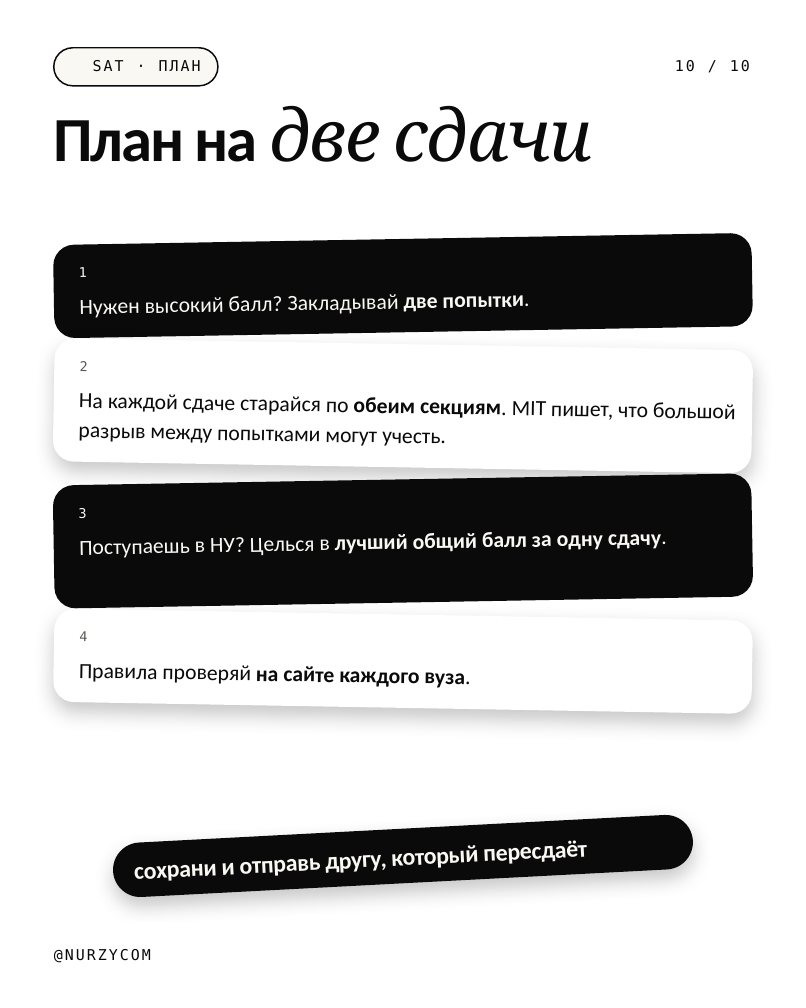
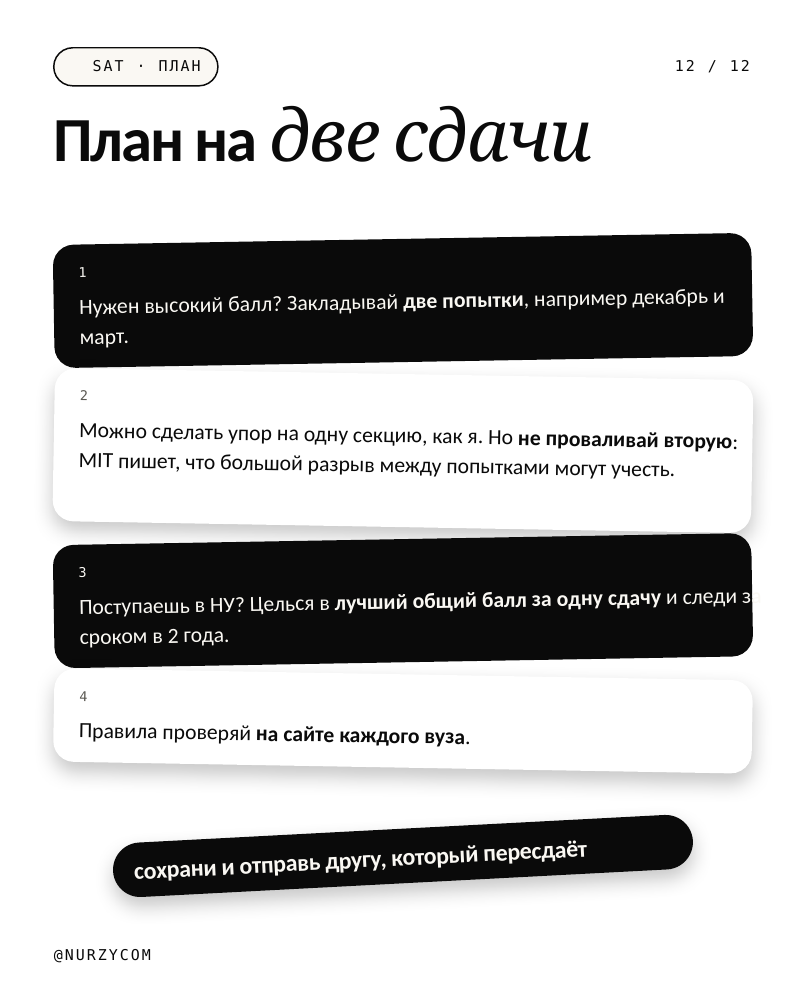
Before and after one commit to galiandojonathan-ship-it1/nurzycom_brand, a slide deck: slide 12 of social/pptx/sat-superscore.pptx (slide 10 before the commit). Drawn at 806x1008 pixels with LibreOffice and Linux fonts; fonts in the diff are those of the drawing; background and template pictures are left out. Boxes give left, top, right and bottom in pixels: in the first picture for what was removed or moved away, otherwise in the second. Text is boxed around its words. In the diff, an @@ line names an element or a change of style, - is before the commit and + after.

```diff
--- a/social/pptx/sat-superscore.pptx
+++ b/social/pptx/sat-superscore.pptx
@@ text at <box>675,60,750,71</box>: text changed @@
-10 / 10
+12 / 12
@@ rounded rectangle: place and size @@
-rounded rectangle at <box>53,232,753,338</box>
+rounded rectangle at <box>53,232,753,368</box>
@@ rounded rectangle at <box>53,232,753,368</box>: proportions changed @@
@@ text at <box>79,289,725,318</box>: text changed @@
-Нужен высокий балл? Закладывай две попытки.
+Нужен высокий балл? Закладывай две попытки, например декабрь и март.
@@ rounded rectangle at <box>52,368,754,533</box>: proportions changed @@
@@ rounded rectangle: place and size @@
-rounded rectangle at <box>53,338,753,474</box>
+rounded rectangle at <box>52,368,754,533</box>
@@ text "2": place and size @@
-text "2" at <box>80,361,88,371</box>
+text "2" at <box>80,390,88,400</box>
@@ text at <box>79,423,738,479</box>: text changed @@
-На каждой сдаче старайся по обеим секциям. MIT пишет, что большой разрыв между попытками могут учесть.
+Можно сделать упор на одну секцию, как я. Но не проваливай вторую: MIT пишет, что большой разрыв между попытками могут учесть.
@@ text at <box>79,592,678,648</box>: text changed; bold off @@
-Поступаешь в НУ? Целься в лучший общий балл за одну сдачу.
+Поступаешь в НУ? Целься в лучший общий балл за одну сдачу и следи за сроком в 2 года.
@@ 3 texts, 2 rounded rectangles: place and size @@
-3 texts, 2 rounded rectangles at <box>53,473,753,714</box>
+3 texts, 2 rounded rectangles at <box>53,532,753,773</box>
```
Also in this commit, not shown: 9 other slides changed, 2 slides added, 27 other files.
